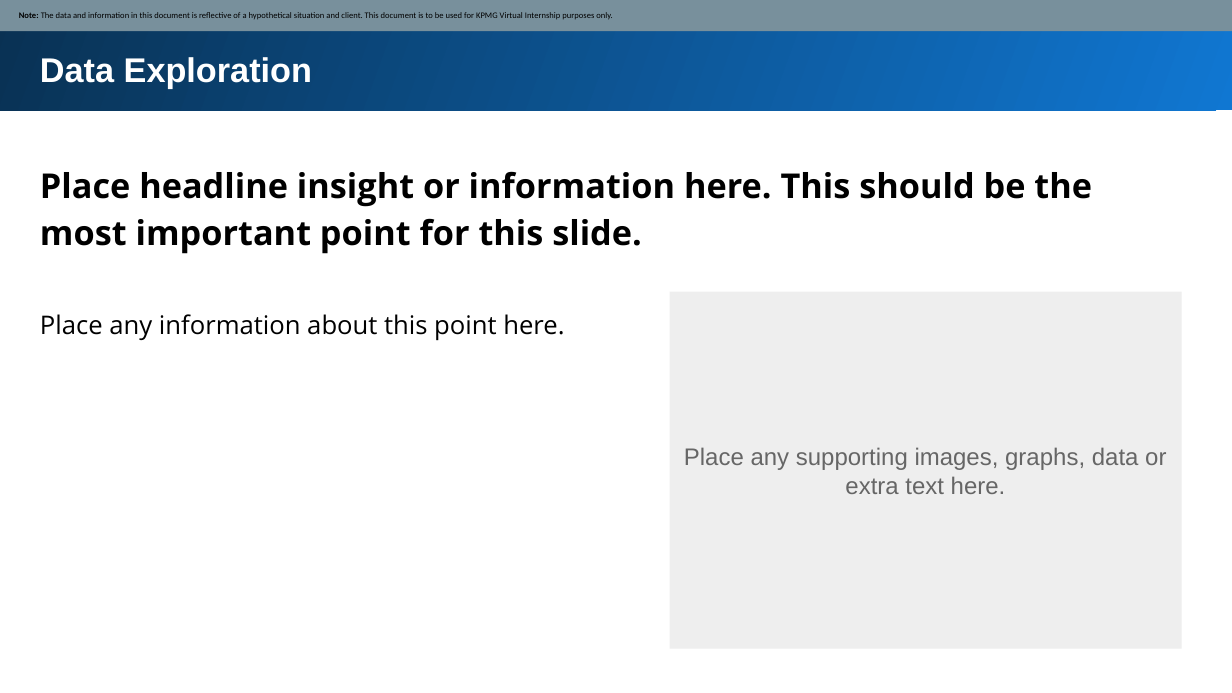
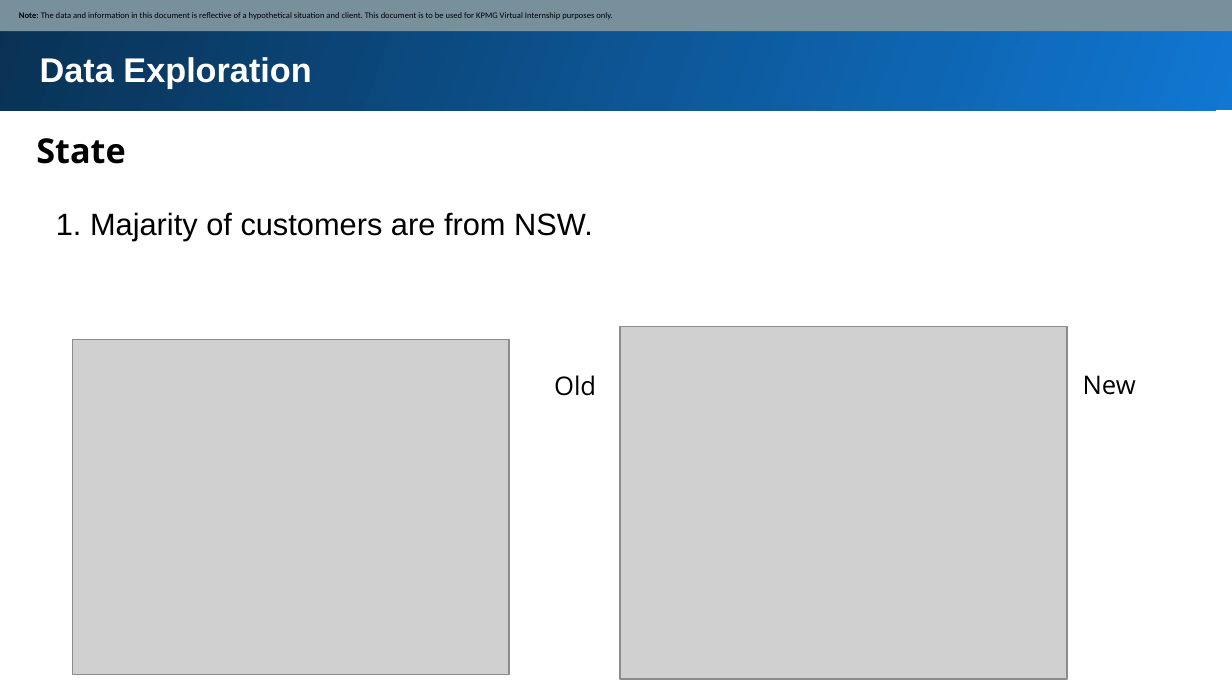
Before and after one commit to omkarpawar1430/KPMG-Virtual-Internship, a slide deck: slide 6 of Module 2/Module_2_Template_slide.pptx (slide 4 before the commit). Drawn at 1232x693 pixels with LibreOffice and Linux fonts; fonts in the diff are those of the drawing; grey boxes stand for pictures. Boxes give left, top, right and bottom in pixels: in the first picture for what was removed or moved away, otherwise in the second. Text is boxed around its words. In the diff, an @@ line names an element or a change of style, - is before the commit and + after.

```diff
--- a/Module 2/Module_2_Template_slide.pptx
+++ b/Module 2/Module_2_Template_slide.pptx
@@ text added at [36, 138, 125, 164], 20 pt, text #000000, bold @@
+State
@@ text removed at [40, 171, 1092, 254] @@
-Place headline insight or information here. This should be the most important point for this slide.
@@ text added at [56, 212, 593, 241], 18 pt, text #000000 @@
+1. Majarity of customers are from NSW.
@@ rectangle removed at [670, 292, 1183, 649] @@
@@ text removed at [40, 314, 564, 341] @@
-Place any information about this point here.
@@ picture added at [620, 326, 1067, 679] @@
@@ picture added at [73, 340, 509, 675] @@
@@ text added at [554, 375, 596, 396], 15 pt, text #000000 @@
+Old
@@ text added at [1083, 375, 1136, 395], 15 pt, text #000000 @@
+New
@@ text removed at [684, 447, 1166, 494] @@
-Place any supporting images, graphs, data or extra text here.
```
Also in this commit, not shown: 5 other slides changed, 8 slides added, 2 slides removed, 5 other files.
